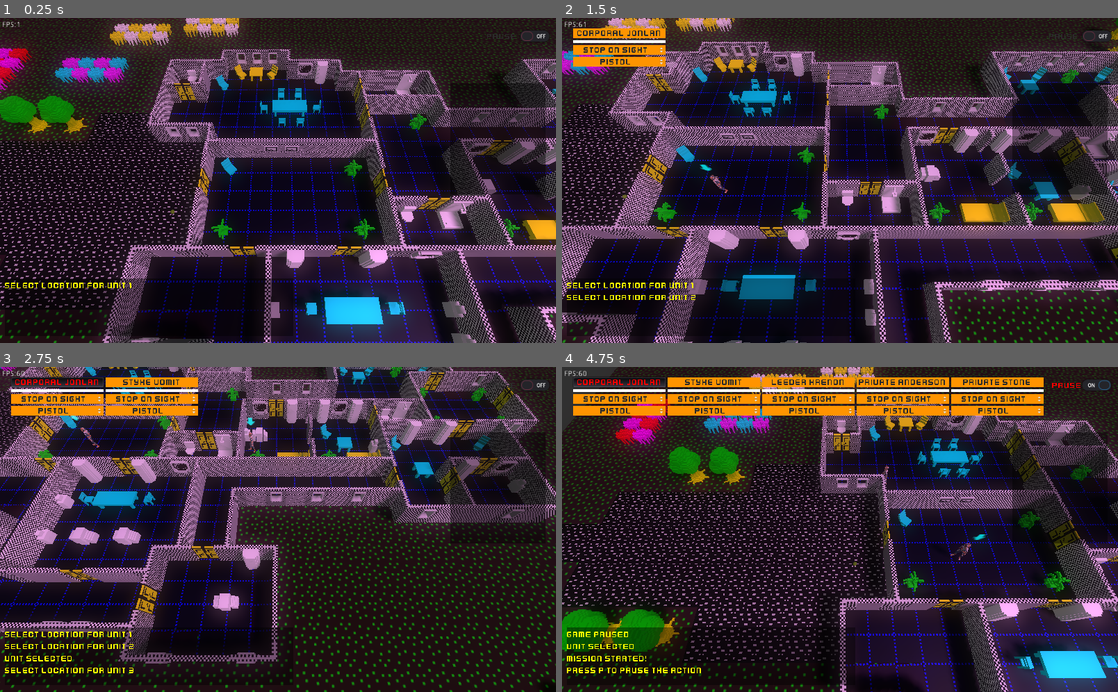
Above: before the commit, frames 1-4 (two rows, left to right).
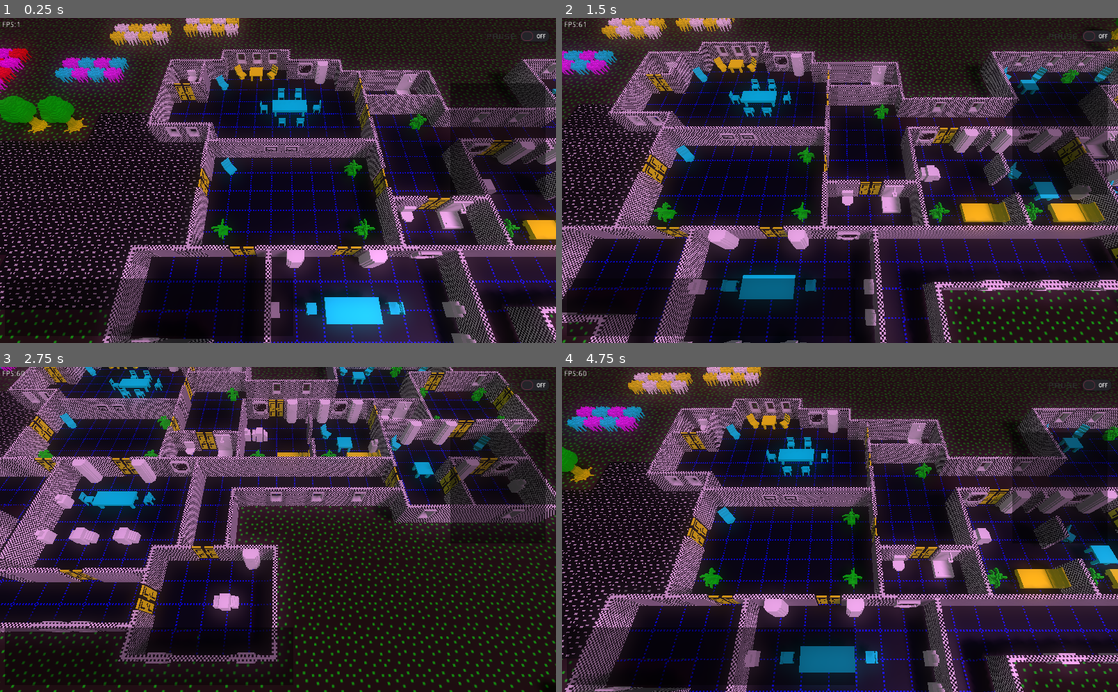
Above: after the commit, the same moments.

Repository: SteveSmith16384/LaserFodder
Game: Godot game, scene res://Main.tscn
The game is run twice, just before and just after one commit, with the same random seed, the same clock (stepped at 60 frames per second) and the same inputs.
Inputs (mouse positions are in pixels of both pictures, inside the frame that each line leads up to):
- Up to frame 1 (0.25 s): no input
- Up to frame 2 (1.5 s): move the mouse to (962, 164) at 0.52 s; hold D (right) 0.53-1.28 s; tap E (drop, bound only after the commit) at 0.6 s; click (962, 164) at 0.67 s; tap Q (pickup, bound only after the commit) at 0.8, 1.35 s; move the mouse to (728, 196) at 1.27 s; hold S (down) from 1.28 s (still down); click (728, 196) at 1.42 s
- Up to frame 3 (2.75 s): tap E (drop, bound only after the commit) at 1.55 s; move the mouse to (333, 458) at 2.02 s; release S (down) at 2.03 s; hold D (right) from 2.03 s (still down); tap 1 (unit_1) at 2.1 s; click (333, 458) at 2.17 s; tap Q (pickup, bound only after the commit) at 2.3 s
- Up to frame 4 (4.75 s): move the mouse to (812, 594) at 2.77 s; release D (right) at 2.78 s; hold W (up) 2.78-3.53 s; tap 2 (unit_2) at 2.85 s; click (812, 594) at 2.92 s; tap E (drop, bound only after the commit) at 3.05, 4.55 s; move the mouse to (1006, 578) at 3.52 s; hold A (left) from 3.53 s (still down); tap 3 (unit_3) at 3.6 s; click (1006, 578) at 3.67 s; tap Q (pickup, bound only after the commit) at 3.8 s; tap P (pause) at 4.15 s; move the mouse to (673, 480) at 4.27 s; tap 4 (unit_4) at 4.35 s; click (673, 480) at 4.42 s

The runs differ from the first frame. In frame 1, 0.2% of the frame differs, in the area x 0-98%, y 22-98%; in frame 2, 1.9%; in frame 3, 3.7%; in frame 4, 56%, in the area x 0-100%, y 0-100%.
Error after the commit: Parse Error: The method "_pickup" isn't declared in the current class. (res://GameScene.gd:43)

Commit message:
Improved picking up

Diff:
--- a/src/EventBus.gd
+++ b/src/EventBus.gd
@@ -2,6 +2,7 @@
 
 signal explosion
 signal player_selected
+signal append_log
 
 func explosion(pos:Vector3, rad:float, dmg:float):
 	emit_signal("explosion", pos, rad, dmg)
@@ -11,3 +12,8 @@
 func player_selected(player):
 	emit_signal("player_selected", player)
 	pass
+
+
+func append_log(s:String):
+	emit_signal(s)
+	pass
--- a/src/GameScene.gd
+++ b/src/GameScene.gd
@@ -39,6 +39,10 @@
 		_on_player_selected(players[4])
 	elif Input.is_action_just_pressed("reload"):
 		_reload()
+	elif Input.is_action_just_pressed("pickup"):
+		_pickup()
+	elif Input.is_action_just_pressed("drop"):
+		_drop()
 	pass
 
 
--- a/src/GrenadeOnFloor.tscn
+++ b/src/GrenadeOnFloor.tscn
@@ -1,14 +1,18 @@
-[gd_scene load_steps=4 format=2]
+[gd_scene load_steps=5 format=2]
 
 [ext_resource path="res://components/CanBePickedUp.tscn" type="PackedScene" id=1]
 [ext_resource path="res://GrenadeMesh.tscn" type="PackedScene" id=2]
 [ext_resource path="res://components/CanBeSelected.tscn" type="PackedScene" id=3]
+[ext_resource path="res://components/OnlyVisibleWhenInView.tscn" type="PackedScene" id=4]
 
 [node name="GrenadeOnFloor" type="Spatial"]
 
 [node name="CanBePickedUp" parent="." instance=ExtResource( 1 )]
+equipment_type = 3
 
 [node name="GrenadeMesh" parent="." instance=ExtResource( 2 )]
 transform = Transform( 1, 0, 0, 0, 1, 0, 0, 0, 1, 0, 0.145121, 0 )
 
 [node name="CanBeSelected" parent="." instance=ExtResource( 3 )]
+
+[node name="OnlyVisibleWhenInView" parent="." instance=ExtResource( 4 )]
--- a/src/PlayerUnit.tscn
+++ b/src/PlayerUnit.tscn
@@ -47,7 +47,6 @@
 [node name="CanBeSelected" parent="." instance=ExtResource( 3 )]
 
 [node name="CheckCanSeeRay" parent="." instance=ExtResource( 5 )]
-transform = Transform( 1, 0, 0, 0, 1, 0, 0, 0, 1, 0, 1, 0 )
 
 [node name="CanMove" parent="." instance=ExtResource( 12 )]
 show_destination = true
--- a/src/UI/GameUI.gd
+++ b/src/UI/GameUI.gd
@@ -6,6 +6,11 @@
 signal pause_changed
 
 var player_icons = {} # player::icon
+
+func _ready():
+	EventBus.connect("append_log", self, "_on_append_log")
+	pass
+
 
 func add_player_icon(player:Spatial):
 	var icon = player_icon_class.instance()
@@ -43,3 +48,8 @@
 		else:
 			ch.set_pressed(false)
 	pass
+
+
+func _on_append_log(s:String):
+	$Log.append_to_log(s)
+	pass
--- a/src/UI/UnitUIControl.gd
+++ b/src/UI/UnitUIControl.gd
@@ -1,7 +1,6 @@
 extends Control
 
 signal player_selected
-#signal action_mode_changed
 
 var player : KinematicBody
 
--- a/src/components/CanBePickedUp.gd
+++ b/src/components/CanBePickedUp.gd
@@ -1 +1,19 @@
 extends Area
+
+export (CreateEquipment.EquipType) var equipment_type
+
+func _on_CanBePickedUp_body_entered(body):
+	if body.is_in_group("player"):
+		var can_carry = body.get_node("CanCarry")
+		if can_carry == null:
+			return
+		var eq = CreateEquipment.get_equipment(equipment_type)
+		can_carry.items.push_back(eq)
+		body.emit_signal_equipment_changed()
+
+		EventBus.append_log(eq.get_node("IsItem").item_name + " picked up")
+
+		get_parent().queue_free()
+		pass
+
+	pass
--- a/src/components/CanBePickedUp.tscn
+++ b/src/components/CanBePickedUp.tscn
@@ -9,3 +9,5 @@
 
 [node name="CollisionShape" type="CollisionShape" parent="."]
 shape = SubResource( 1 )
+
+[connection signal="body_entered" from="." to="." method="_on_CanBePickedUp_body_entered"]
--- a/src/components/CanBeSelected.gd
+++ b/src/components/CanBeSelected.gd
@@ -11,17 +11,9 @@
 	pass
 
 
-func _on_mouse_entered():
-#	$Ring.visible = true
-	pass
-
-
-func _on_mouse_exited():
-#	$Ring.visible = false
-	pass
-
-
 func _on_CanBeSelected_mouse_entered():
+	if get_parent().visible == false:
+		return
 	$Ring.visible = true
 	pass
 
@@ -32,6 +24,9 @@
 
 
 func _on_CanBeSelected_input_event(_camera, event, _position, _normal, _shape_idx):
+	if get_parent().visible == false:
+		return
+
 	if event is InputEventMouseButton:
 		if event.button_index == 1 and event.pressed:
 			emit_signal("selected")
--- a/src/components/CheckCanSeeRay.tscn
+++ b/src/components/CheckCanSeeRay.tscn
@@ -3,5 +3,6 @@
 [ext_resource path="res://components/CheckCanSeeRay.gd" type="Script" id=1]
 
 [node name="CheckCanSeeRay" type="RayCast"]
+transform = Transform( 1, 0, 0, 0, 1, 0, 0, 0, 1, 0, 1, 0 )
 collision_mask = 4
 script = ExtResource( 1 )
--- /dev/null
+++ b/src/components/OnlyVisibleWhenInView.gd
@@ -0,0 +1,20 @@
+extends Spatial
+
+export var stay_visible = true
+
+func _ready():
+	get_parent().visible = false
+	pass
+
+
+func _on_CheckViewTimer_timeout():
+	get_parent().visible = false
+	var players = get_tree().get_nodes_in_group("player")
+	for player in players:
+		var can_see:bool = $CheckCanSeeRay.can_see_target(player)
+		if can_see:
+			get_parent().visible = true
+			if stay_visible:
+				$CheckViewTimer.stop()
+			break
+	pass
--- /dev/null
+++ b/src/components/OnlyVisibleWhenInView.tscn
@@ -0,0 +1,14 @@
+[gd_scene load_steps=3 format=2]
+
+[ext_resource path="res://components/CheckCanSeeRay.tscn" type="PackedScene" id=1]
+[ext_resource path="res://components/OnlyVisibleWhenInView.gd" type="Script" id=2]
+
+[node name="OnlyVisibleWhenInView" type="Spatial"]
+script = ExtResource( 2 )
+
+[node name="CheckCanSeeRay" parent="." instance=ExtResource( 1 )]
+
+[node name="CheckViewTimer" type="Timer" parent="."]
+autostart = true
+
+[connection signal="timeout" from="CheckViewTimer" to="." method="_on_CheckViewTimer_timeout"]
--- a/src/project.godot
+++ b/src/project.godot
@@ -148,6 +148,16 @@
 "events": [ Object(InputEventKey,"resource_local_to_scene":false,"resource_name":"","device":0,"alt":false,"shift":false,"control":false,"meta":false,"command":false,"pressed":false,"scancode":82,"physical_scancode":0,"unicode":0,"echo":false,"script":null)
  ]
 }
+pickup={
+"deadzone": 0.5,
+"events": [ Object(InputEventKey,"resource_local_to_scene":false,"resource_name":"","device":0,"alt":false,"shift":false,"control":false,"meta":false,"command":false,"pressed":false,"scancode":81,"physical_scancode":0,"unicode":0,"echo":false,"script":null)
+ ]
+}
+drop={
+"deadzone": 0.5,
+"events": [ Object(InputEventKey,"resource_local_to_scene":false,"resource_name":"","device":0,"alt":false,"shift":false,"control":false,"meta":false,"command":false,"pressed":false,"scancode":69,"physical_scancode":0,"unicode":0,"echo":false,"script":null)
+ ]
+}
 
 [layer_names]
 
